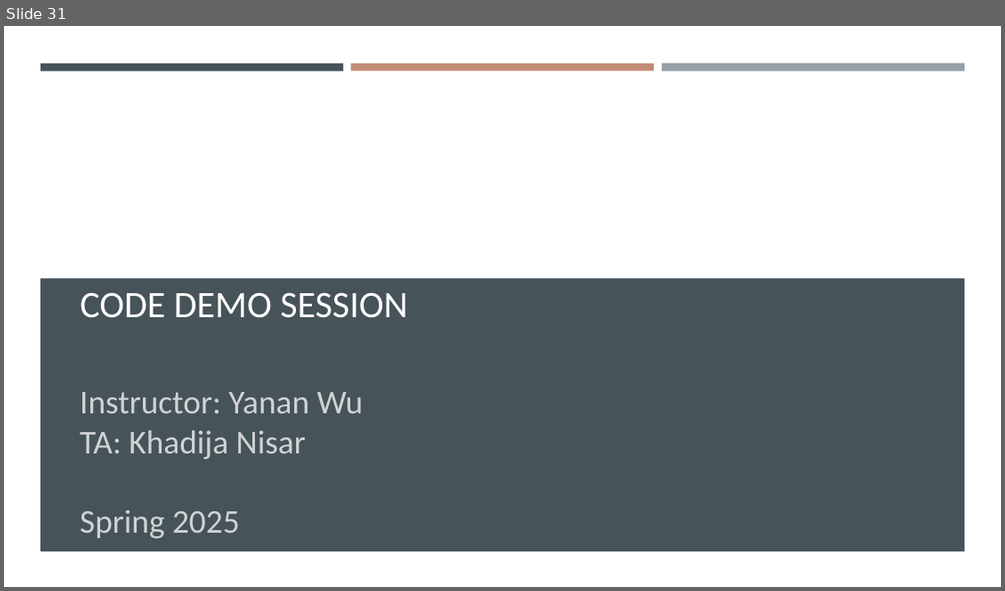
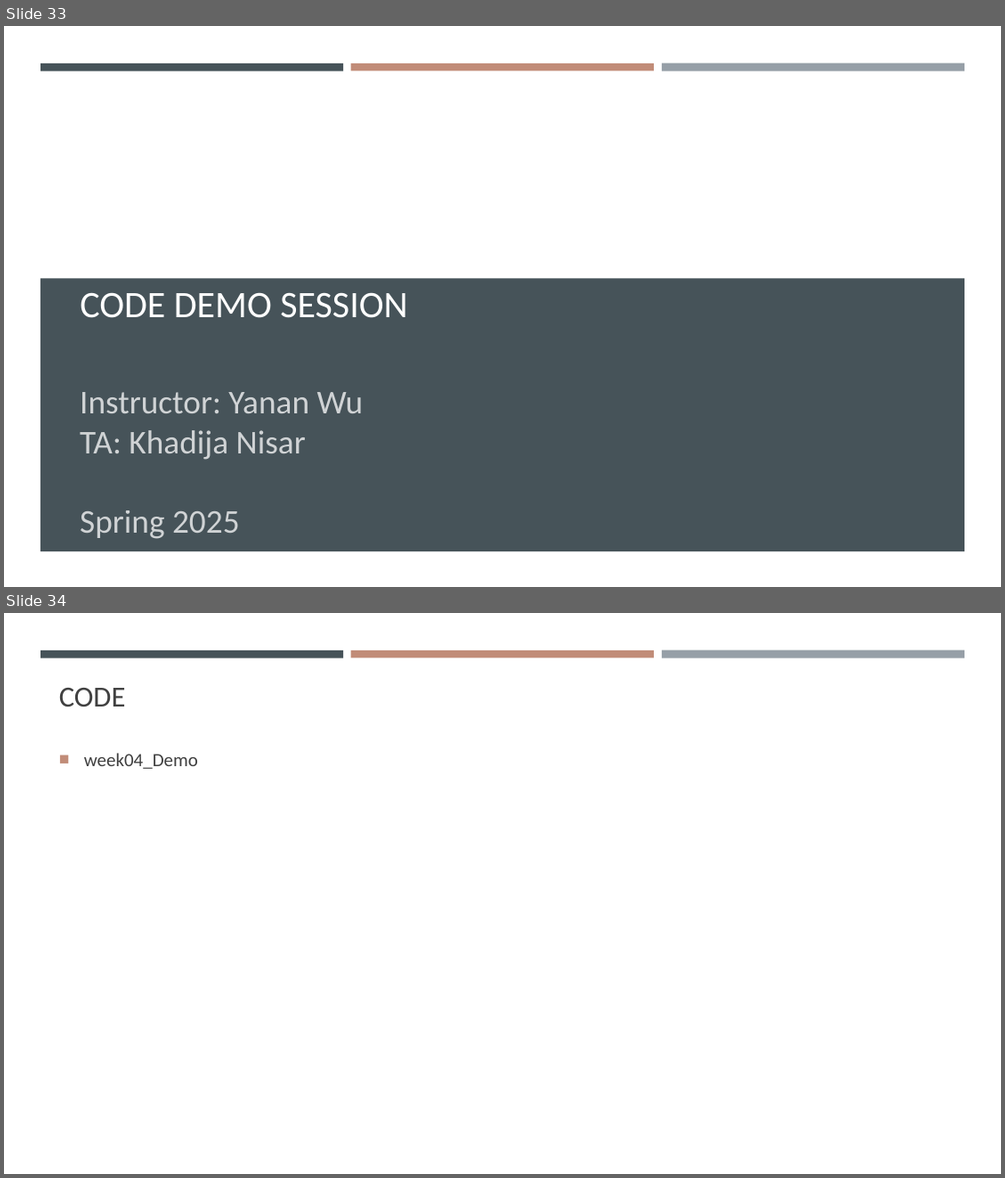
Before and after one commit to gisynw/geog-247, a slide deck: docs/Lectures/Week04/Week04_BivariateRegression.pptx. Shown one above the other, each under a label of ours: slide 31 before the commit, slides 33 and 34 after it. The pictures are 1005x591 and 1005x1178 pixels, drawn with LibreOffice and Linux fonts; fonts in the diff are those of the drawing; background and template pictures are left out. Boxes give left, top, right and bottom in pixels: in the first picture for what was removed or moved away, otherwise in the second. Text is boxed around its words. In the diff, an @@ line names an element or a change of style, - is before the commit and + after.

Commit message:
update part01 week04

```diff
--- a/docs/Lectures/Week04/Week04_BivariateRegression.pptx
+++ b/docs/Lectures/Week04/Week04_BivariateRegression.pptx
@@ slide 34 added at bbox=[4, 613, 1001, 1174], background #FFFFFF; not listed: 3 template elements that a slide beside it also shows @@
@@ title added at bbox=[59, 688, 126, 706], 28 pt, text #404040 @@
+CODE
@@ text added at bbox=[84, 753, 198, 769], 18 pt, text #404040 @@
+■ week04_Demo
@@ what was slide 31 is now slide 33 @@
```
Also in this commit, not shown: 7 slides changed, 3 other slides added, 9 slides removed, 10 other files.
